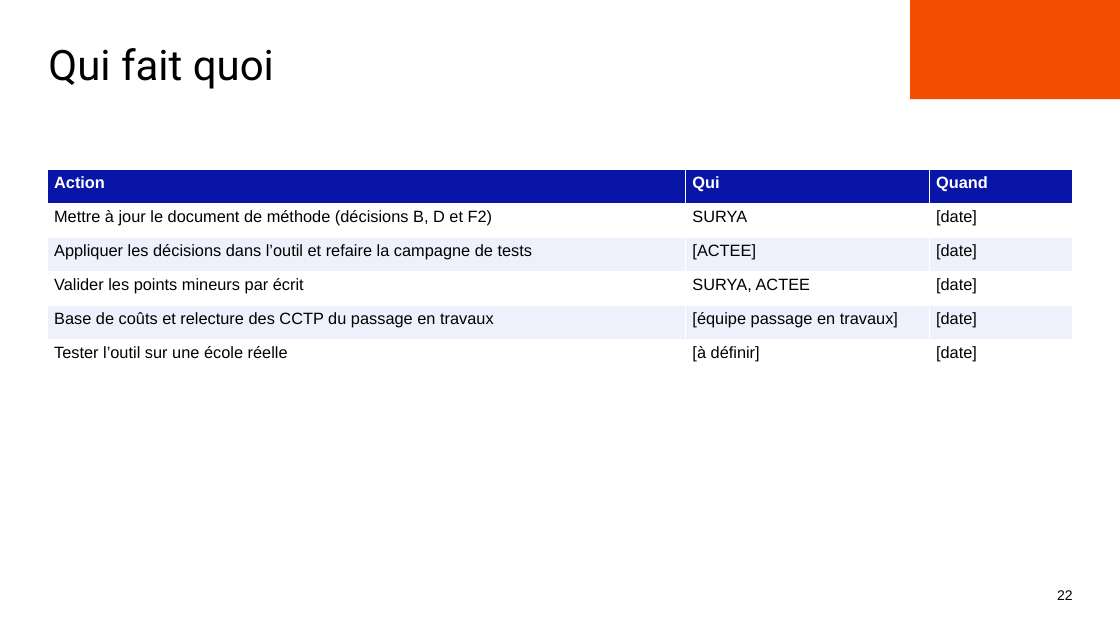
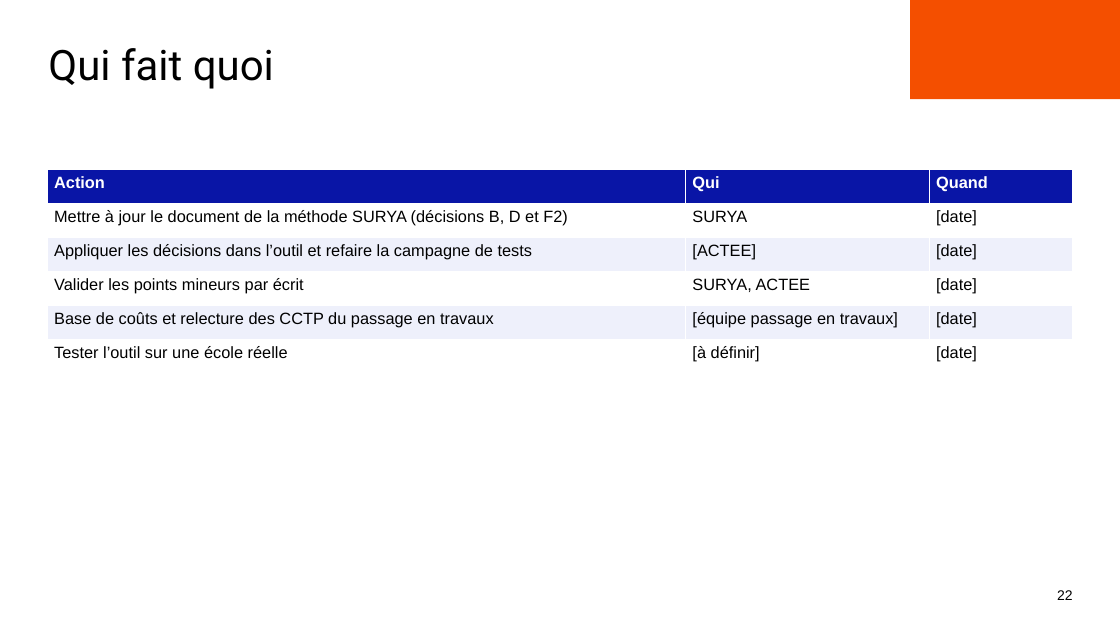
Before and after one commit to benjaminlallemand44/outilplancanicule_methodosurya, a slide deck: slide 22 of docs/presentation/Points_a_trancher_reunion.pptx. Drawn at 1120x630 pixels with LibreOffice and Linux fonts; fonts in the diff are those of the drawing; background and template pictures are left out. Boxes give left, top, right and bottom in pixels: in the first picture for what was removed or moved away, otherwise in the second. Text is boxed around its words. In the diff, an @@ line names an element or a change of style, - is before the commit and + after.

```diff
--- a/docs/presentation/Points_a_trancher_reunion.pptx
+++ b/docs/presentation/Points_a_trancher_reunion.pptx
@@ table at (47, 170, 1072, 374) @@
-row 2, column 1: Mettre à jour le document de méthode (décisions B, D et F2)
+row 2, column 1: Mettre à jour le document de la méthode SURYA (décisions B, D et F2)
```
Also in this commit, not shown: 8 other slides changed, 15 other files.
